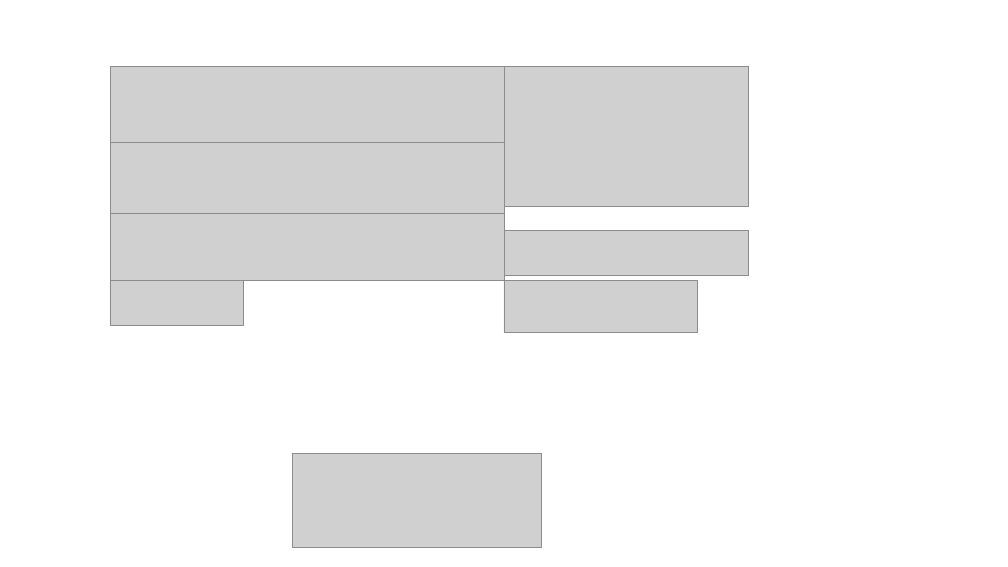
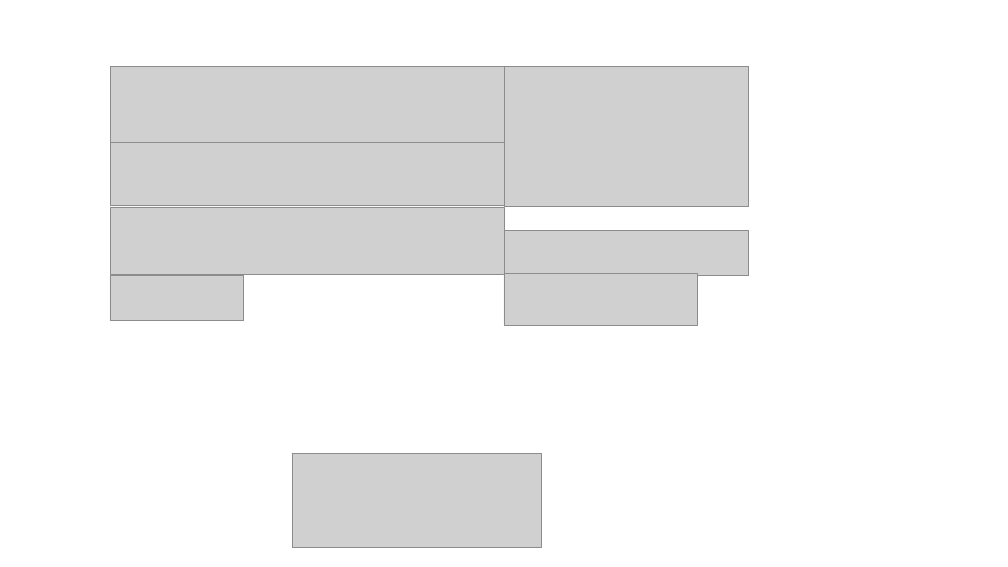
Before and after one commit to xbchen82/xbchen82.github.io, a slide deck: slide 2 of images/演示文稿1.pptx. Drawn at 1008x567 pixels with LibreOffice and Linux fonts; fonts in the diff are those of the drawing; grey boxes stand for pictures. Boxes give left, top, right and bottom in pixels: in the first picture for what was removed or moved away, otherwise in the second. Text is boxed around its words. In the diff, an @@ line names an element or a change of style, - is before the commit and + after.

```diff
--- a/images/演示文稿1.pptx
+++ b/images/演示文稿1.pptx
@@ picture: place and size @@
-picture at [110,142,504,214]
+picture at [110,142,504,206]
@@ 3 pictures: place and size @@
-3 pictures at [110,213,697,332]
+3 pictures at [110,207,697,325]
```
Also in this commit, not shown: 1 other file.
